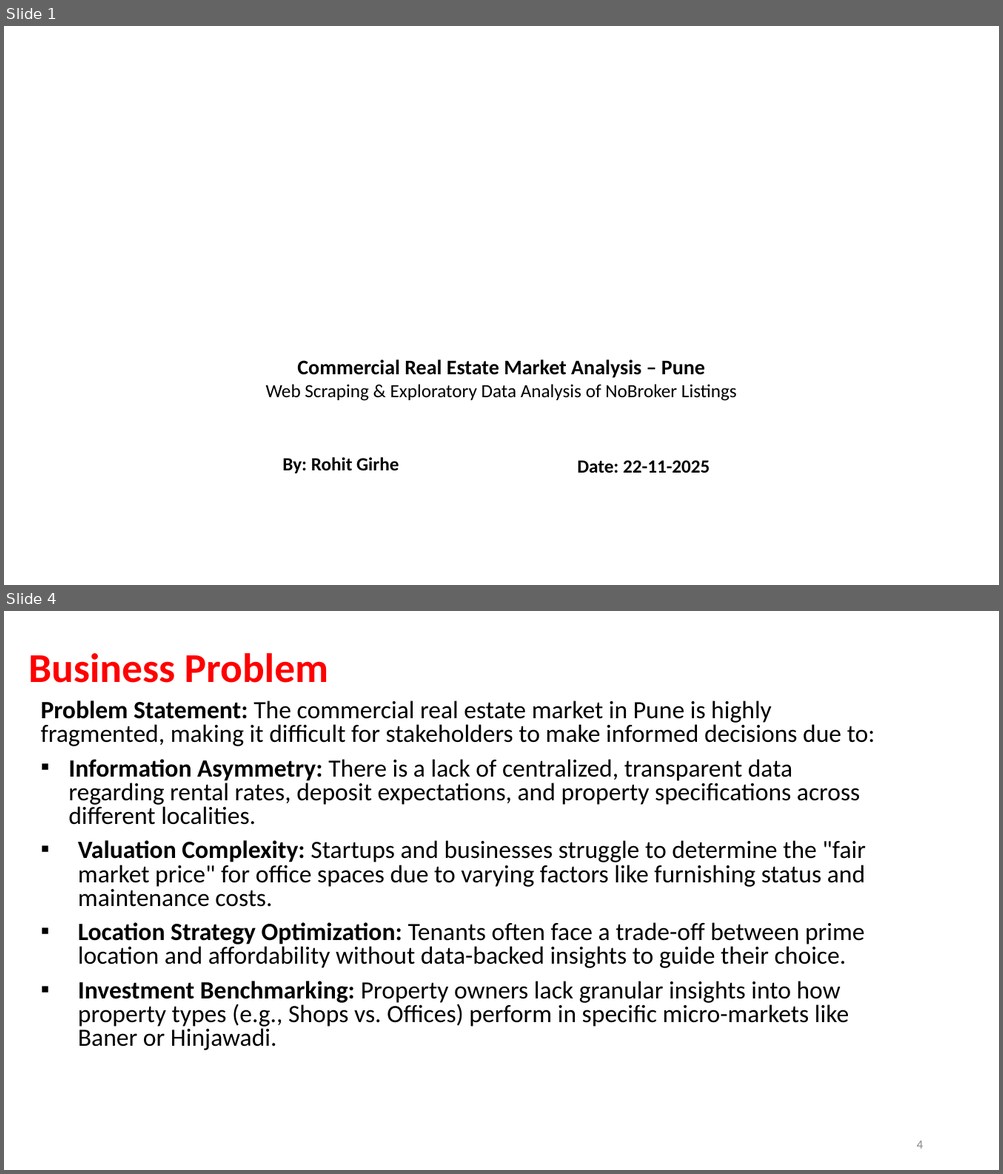
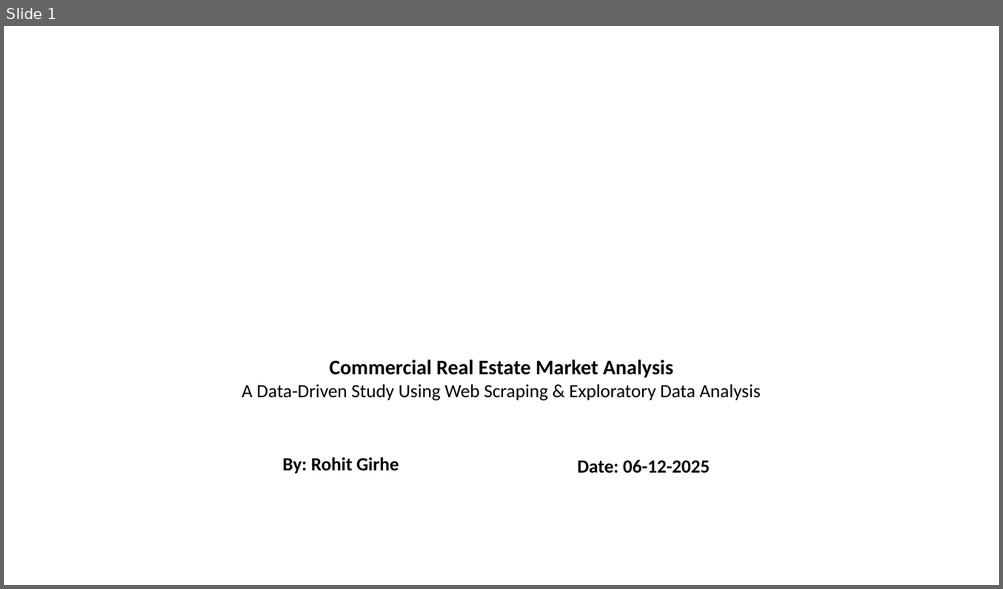
Before and after one commit to Rohit-Girhe/Web-Scrapping-Project, a slide deck: Webscrapping.pptx. Shown one above the other, each under a label of ours: slides 1 and 4 before the commit, slide 1 after it; the slides between them are not shown. The pictures are 1003x1174 and 1003x589 pixels, drawn with LibreOffice and Linux fonts; fonts in the diff are those of the drawing; background and template pictures are left out. Boxes give left, top, right and bottom in pixels: in the first picture for what was removed or moved away, otherwise in the second. Text is boxed around its words. In the diff, an @@ line names an element or a change of style, - is before the commit and + after.

```diff
--- a/Webscrapping.pptx
+++ b/Webscrapping.pptx
@@ slide 4 removed at (x1=4, y1=611, x2=999, y2=1170), background #FFFFFF @@
@@ title removed at (x1=28, y1=653, x2=329, y2=683) @@
-Business Problem
@@ text removed at (x1=41, y1=701, x2=875, y2=1051) @@
-Problem Statement: The commercial real estate market in Pune is highly fragmented, making it difficult for stakeholders to make informed decisions due to:
-▪ Information Asymmetry: There is a lack of centralized, transparent data regarding rental rates, deposit expectations, and property specifications across different localities.
-▪ Valuation Complexity: Startups and businesses struggle to determine the "fair market price" for office spaces due to varying factors like furnishing status and maintenance costs.
-▪ Location Strategy Optimization: Tenants often face a trade-off between prime location and affordability without data-backed insights to guide their choice.
-▪ Investment Benchmarking: Property owners lack granular insights into how property types (e.g., Shops vs. Offices) perform in specific micro-markets like Baner or Hinjawadi.
@@ page number removed at (x1=916, y1=1141, x2=922, y2=1149) @@
-4
@@ slide 1 changed as well @@
@@ text at (x1=242, y1=360, x2=760, y2=401): text changed @@
-Commercial Real Estate Market Analysis – Pune
-Web Scraping & Exploratory Data Analysis of NoBroker Listings
+Commercial Real Estate Market Analysis
+A Data-Driven Study Using Web Scraping & Exploratory Data Analysis
@@ text at (x1=577, y1=460, x2=709, y2=474): text changed @@
-Date: 22-11-2025
+Date: 06-12-2025
```
Also in this commit, not shown: 1 other slide changed, 14 slides added, 19 other slides removed, 22 other files.
